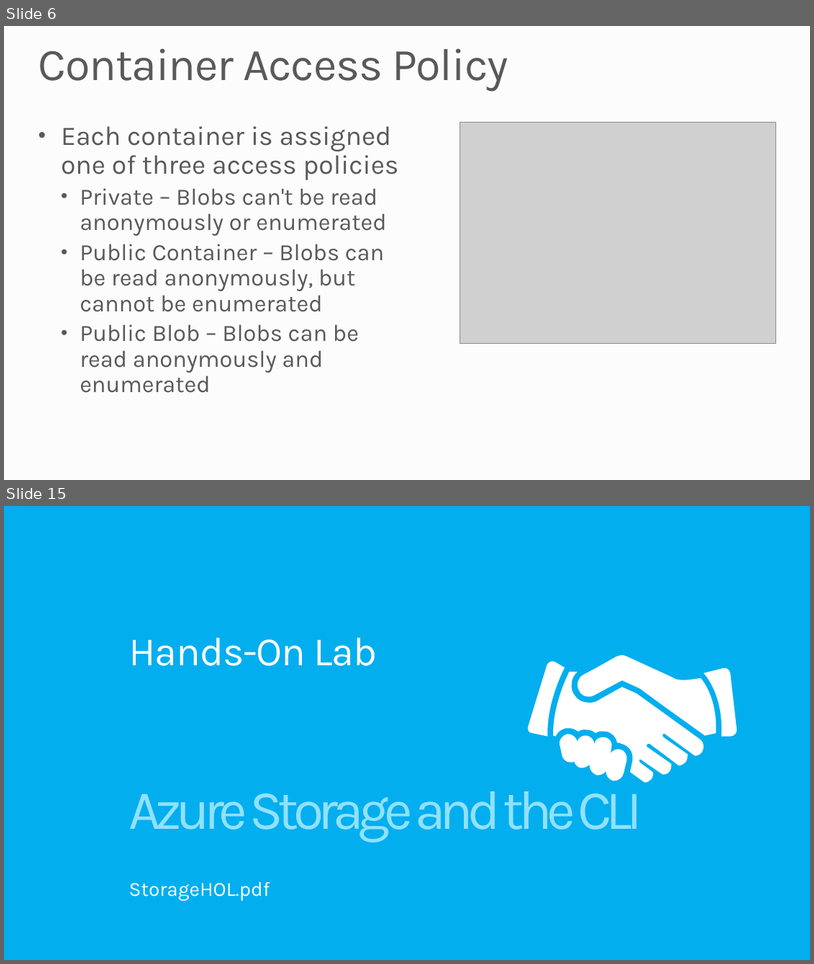
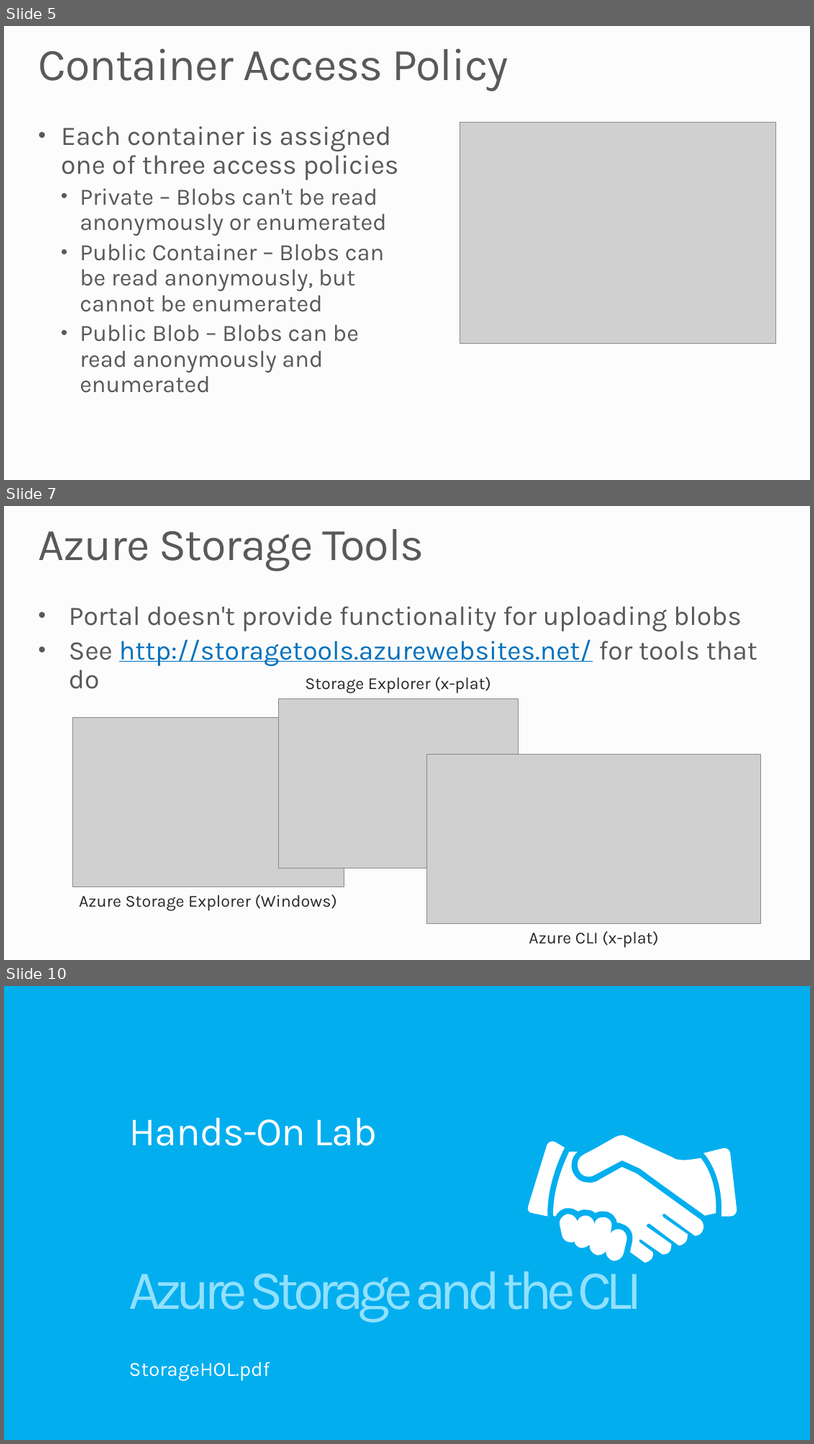
Before and after one commit to MSRConnections/Azure-training-course, a slide deck: Content/Storage/Azure Storage and CLI.pptx. Shown one above the other, each under a label of ours: slides 6 and 15 before the commit, slides 5, 7 and 10 after it; the slides between them are not shown. The pictures are 814x964 and 814x1444 pixels, drawn with LibreOffice and Linux fonts; fonts in the diff are those of the drawing; grey boxes stand for pictures; background and template pictures are left out. Boxes give left, top, right and bottom in pixels: in the first picture for what was removed or moved away, otherwise in the second. Text is boxed around its words. In the diff, an @@ line names an element or a change of style, - is before the commit and + after.

```diff
--- a/Content/Storage/Azure Storage and CLI.pptx
+++ b/Content/Storage/Azure Storage and CLI.pptx
@@ slide 7 added at [4,506,810,960], background #FCFCFC @@
@@ title added at [39,529,424,571], 54 pt, text #595959 @@
+Azure Storage Tools
@@ text added at [69,606,758,667], 32 pt, text #595959 @@
+• Portal doesn't provide functionality for uploading blobs
+• See http://storagetools.azurewebsites.net/ for tools that do
@@ text added at [305,677,491,692], 20 pt, text #292929 @@
+Storage Explorer (x-plat)
@@ picture added at [278,698,518,867] @@
@@ picture added at [72,717,344,886] @@
@@ picture added at [427,754,761,924] @@
@@ text added at [79,894,337,910], 20 pt, text #292929 @@
+Azure Storage Explorer (Windows)
@@ text added at [529,931,658,947], 20 pt, text #292929 @@
+Azure CLI (x-plat)
@@ what was slide 6 is now slide 5 @@
@@ what was slide 15 is now slide 10 @@
```
Also in this commit, not shown: 4 slides changed, 2 other slides added, 8 slides removed.
